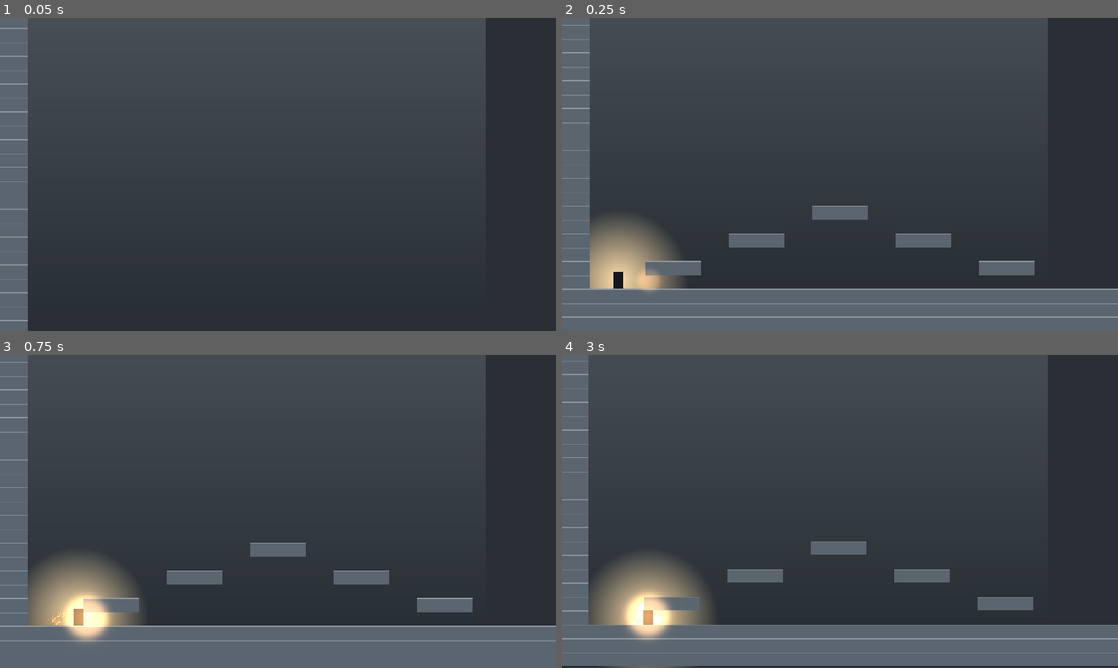
Above: before the commit, frames 1-4 (two rows, left to right).
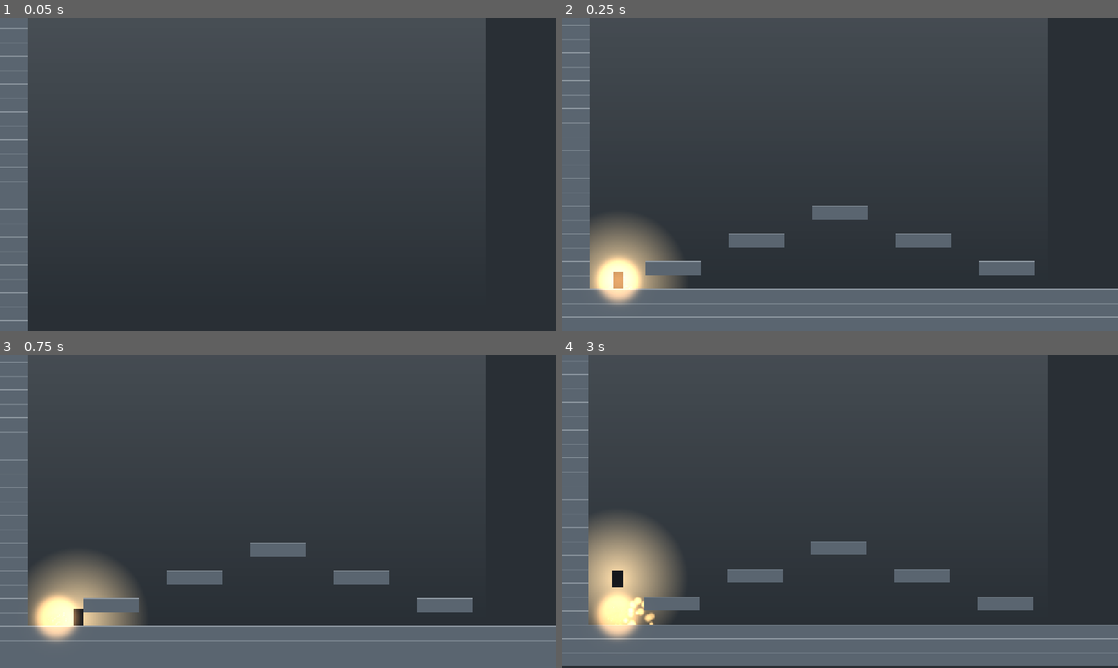
Above: after the commit, the same moments.

Repository: Appalon666/platform
Game: Godot game, scene res://scenes/main.tscn
The game is run twice, just before and just after one commit, with the same random seed, the same clock (stepped at 60 frames per second) and the same inputs.
Inputs (mouse positions are in pixels of both pictures, inside the frame that each line leads up to):
- Up to frame 1 (0.05 s): no input
- Up to frame 2 (0.25 s): no input
- Up to frame 3 (0.75 s): tap Enter at 0.5 s; move the mouse to (400, 495) at 0.52 s; hold D (move_right) from 0.53 s (still down); tap Shift (dash) at 0.6 s; click (400, 495) at 0.67 s
- Up to frame 4 (3 s): tap Space (jump) at 0.77, 1.52 s; move the mouse to (728, 527) at 1.27 s; release D (move_right) at 1.28 s; hold S (move_down) 1.28-2.03 s; tap C at 1.35 s; tap R (restart) at 2, 2.75 s; move the mouse to (895, 442) at 2.02 s; hold D (move_right) 2.03-2.78 s; tap K at 2.1 s; move the mouse to (812, 574) at 2.77 s; hold W (move_up) from 2.78 s (still down); tap X at 2.85 s; click (812, 574) at 2.92 s

Frame 1 is identical in both runs. In frame 2, 1.3% of the frame differs, in the area x 5-18%, y 75-92%; in frame 3, 1.8%; in frame 4, 5.9%, in the area x 4-27%, y 51-100%.

Commit message:
fix: стартовые чекпоинты застревали в текстуре платформы
CheckStart в room1/room3 стоял под первой платформой (row41, зазор 32px < рост
игрока 40px) — при респауне игрок зажимался в тайле. Сдвинут на чистое место
спавна (x130, до «лестницы»). Проверено: смерть→респаун без застревания.

Co-Authored-By: Claude Opus 4.8 (1M context) <noreply@anthropic.com>

Diff:
--- a/scenes/rooms/room1.tscn
+++ b/scenes/rooms/room1.tscn
@@ -34,7 +34,7 @@
 position = Vector2(3700, 1376)
 
 [node name="CheckStart" parent="." unique_id=1711878748 instance=ExtResource("6_cp")]
-position = Vector2(200, 1356)
+position = Vector2(130, 1356)
 
 [node name="CheckShaft" parent="." unique_id=438847398 instance=ExtResource("6_cp")]
 position = Vector2(2816, 812)
--- a/scenes/rooms/room3.tscn
+++ b/scenes/rooms/room3.tscn
@@ -27,7 +27,7 @@
 position = Vector2(2560, 992)
 
 [node name="CheckStart" parent="." instance=ExtResource("6_cp")]
-position = Vector2(200, 972)
+position = Vector2(130, 972)
 
 [node name="CheckMid" parent="." instance=ExtResource("6_cp")]
 position = Vector2(1136, 652)
